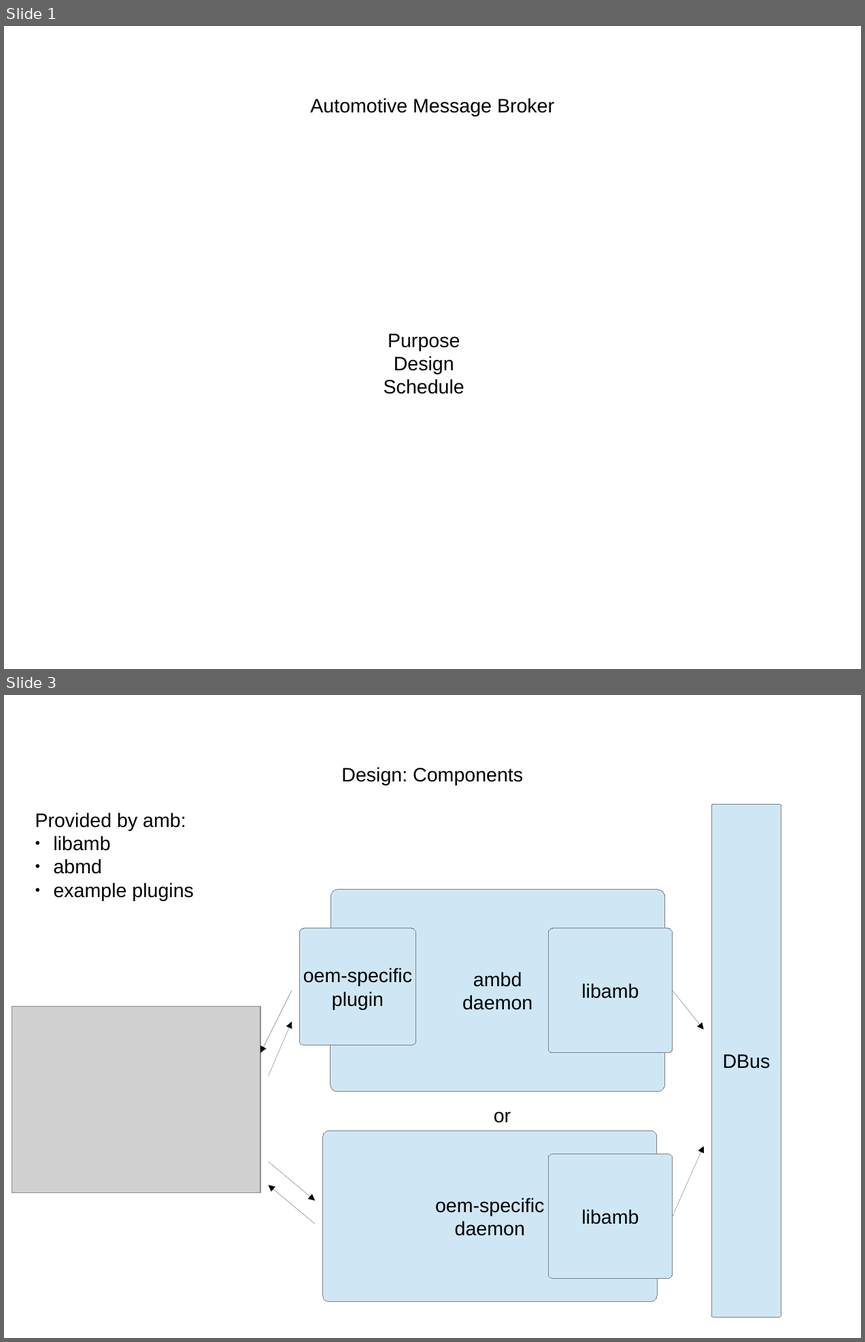
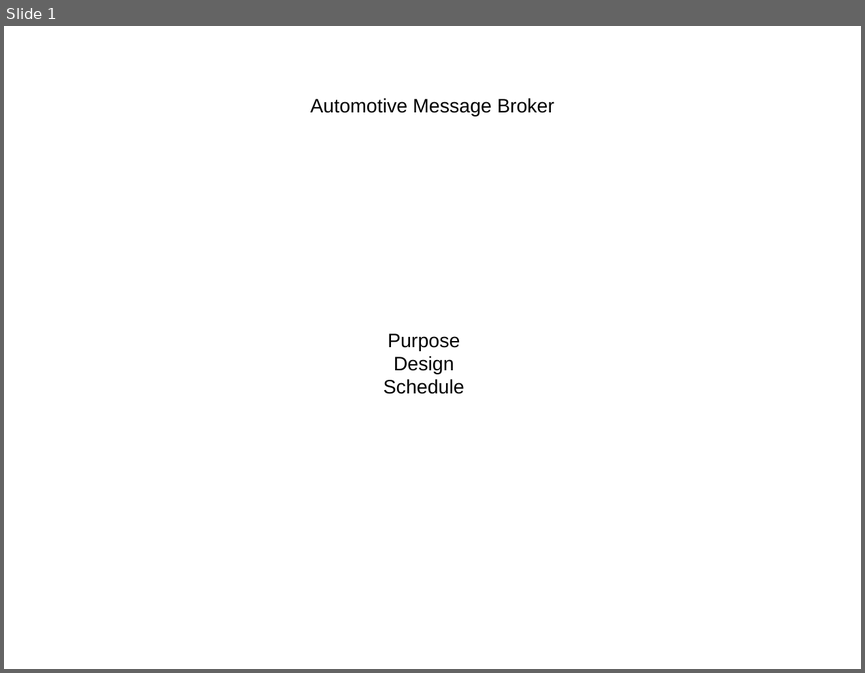
Before and after one commit to otcshare/automotive-message-broker, a slide deck: automotive-message-broker.odp. Shown one above the other, each under a label of ours: slides 1 and 3 before the commit, slide 1 after it; the slides between them are not shown. The pictures are 865x1342 and 865x673 pixels, drawn with LibreOffice and Linux fonts; fonts in the diff are those of the drawing; grey boxes stand for pictures. Boxes give left, top, right and bottom in pixels: in the first picture for what was removed or moved away, otherwise in the second. Text is boxed around its words. In the diff, an @@ line names an element or a change of style, - is before the commit and + after.

```diff
--- a/automotive-message-broker.odp
+++ b/automotive-message-broker.odp
@@ slide 3 removed at box(4, 695, 861, 1338), background #FFFFFF @@
@@ text removed at box(341, 767, 523, 785) @@
-Design: Components
@@ text removed at box(35, 813, 194, 900) @@
-Provided by amb:
-● libamb
-● abmd
-● example plugins
@@ rounded rectangle removed at box(711, 804, 781, 1317) @@
-DBus
@@ rounded rectangle removed at box(330, 889, 665, 1091) @@
-ambd
-daemon
@@ rounded rectangle removed at box(299, 928, 416, 1045) @@
-oem-specific
-plugin
@@ rounded rectangle removed at box(548, 928, 672, 1053) @@
-libamb
@@ arrow removed from (292, 990) to (260, 1053) @@
@@ arrow removed from (672, 990) to (704, 1030) @@
@@ picture removed at box(11, 1006, 260, 1193) @@
@@ arrow removed from (269, 1076) to (292, 1021) @@
@@ text removed at box(494, 1111, 511, 1123) @@
-or
@@ rounded rectangle removed at box(323, 1130, 657, 1302) @@
-oem-specific
-daemon
@@ arrow removed from (269, 1161) to (315, 1200) @@
@@ rounded rectangle removed at box(548, 1154, 672, 1278) @@
-libamb
@@ arrow removed from (672, 1216) to (704, 1146) @@
@@ arrow removed from (315, 1223) to (269, 1185) @@
```
Also in this commit, not shown: 1 slide changed, 2 slides added, 1 other slide removed.
